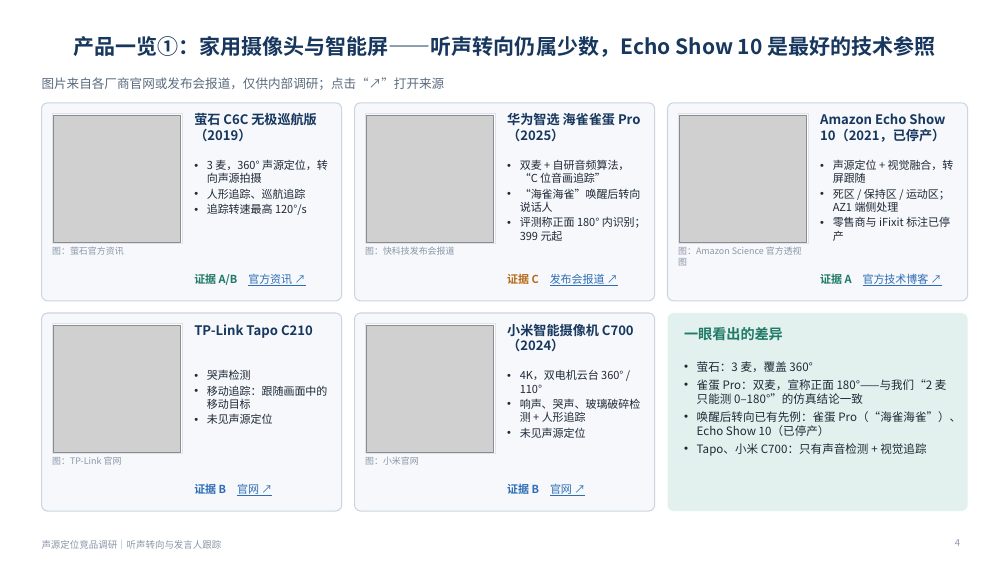
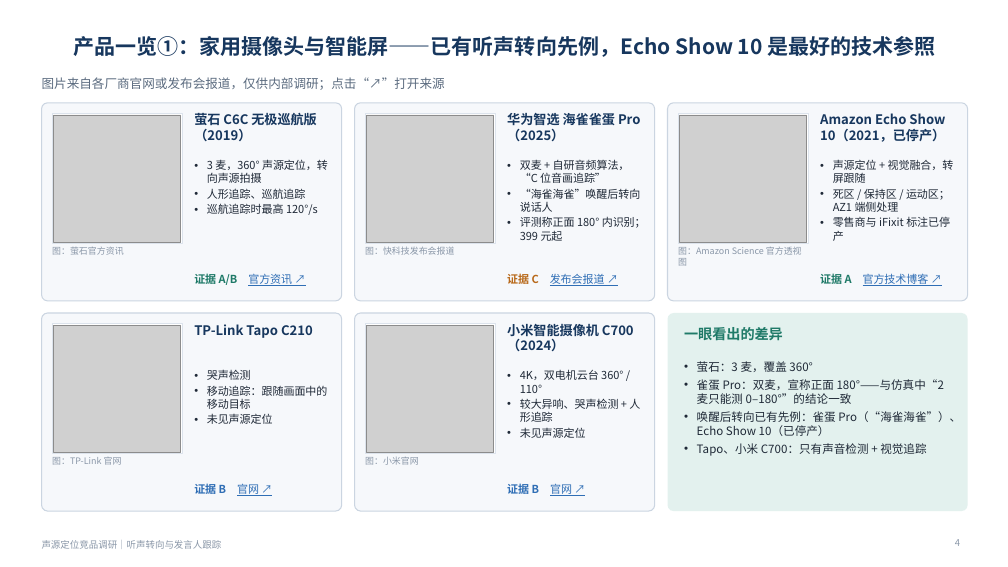
Before and after one commit to ZeroFoxxi/ssl-scene1, a slide deck: slide 4 of 声源定位竞品调研_听声转向与发言人跟踪.pptx. Drawn at 1008x567 pixels with LibreOffice and Linux fonts; fonts in the diff are those of the drawing; grey boxes stand for pictures. Boxes give left, top, right and bottom in pixels: in the first picture for what was removed or moved away, otherwise in the second. Text is boxed around its words. In the diff, an @@ line names an element or a change of style, - is before the commit and + after.

```diff
--- a/声源定位竞品调研_听声转向与发言人跟踪.pptx
+++ b/声源定位竞品调研_听声转向与发言人跟踪.pptx
@@ title at [73, 36, 936, 57]: text changed @@
-产品一览①：家用摄像头与智能屏——听声转向仍属少数，Echo Show 10 是最好的技术参照
+产品一览①：家用摄像头与智能屏——已有听声转向先例，Echo Show 10 是最好的技术参照
@@ text at [207, 203, 318, 215]: text changed @@
-• 追踪转速最高 120°/s
+• 巡航追踪时最高 120°/s
@@ text at [697, 379, 944, 404]: text changed @@
-• 雀蛋 Pro：双麦，宣称正面 180°——与我们“2 麦只能测 0–180°”的仿真结论一致
+• 雀蛋 Pro：双麦，宣称正面 180°——与仿真中“2 麦只能测 0–180°”的结论一致
@@ text at [520, 399, 640, 422]: text changed @@
-• 响声、哭声、玻璃破碎检测 + 人形追踪
+• 较大异响、哭声检测 + 人形追踪
```
Also in this commit, not shown: 11 other slides changed, 3 other files.
